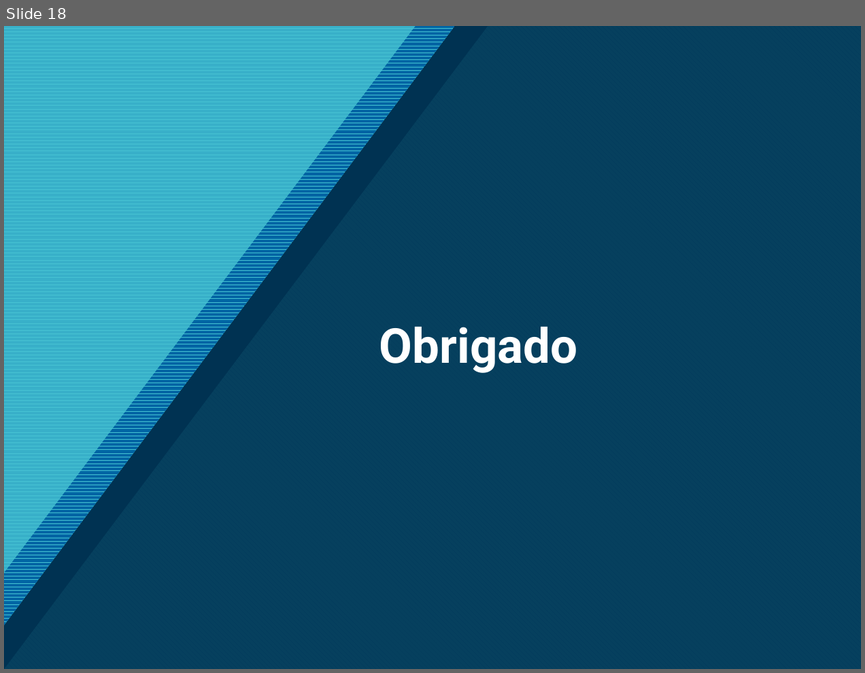
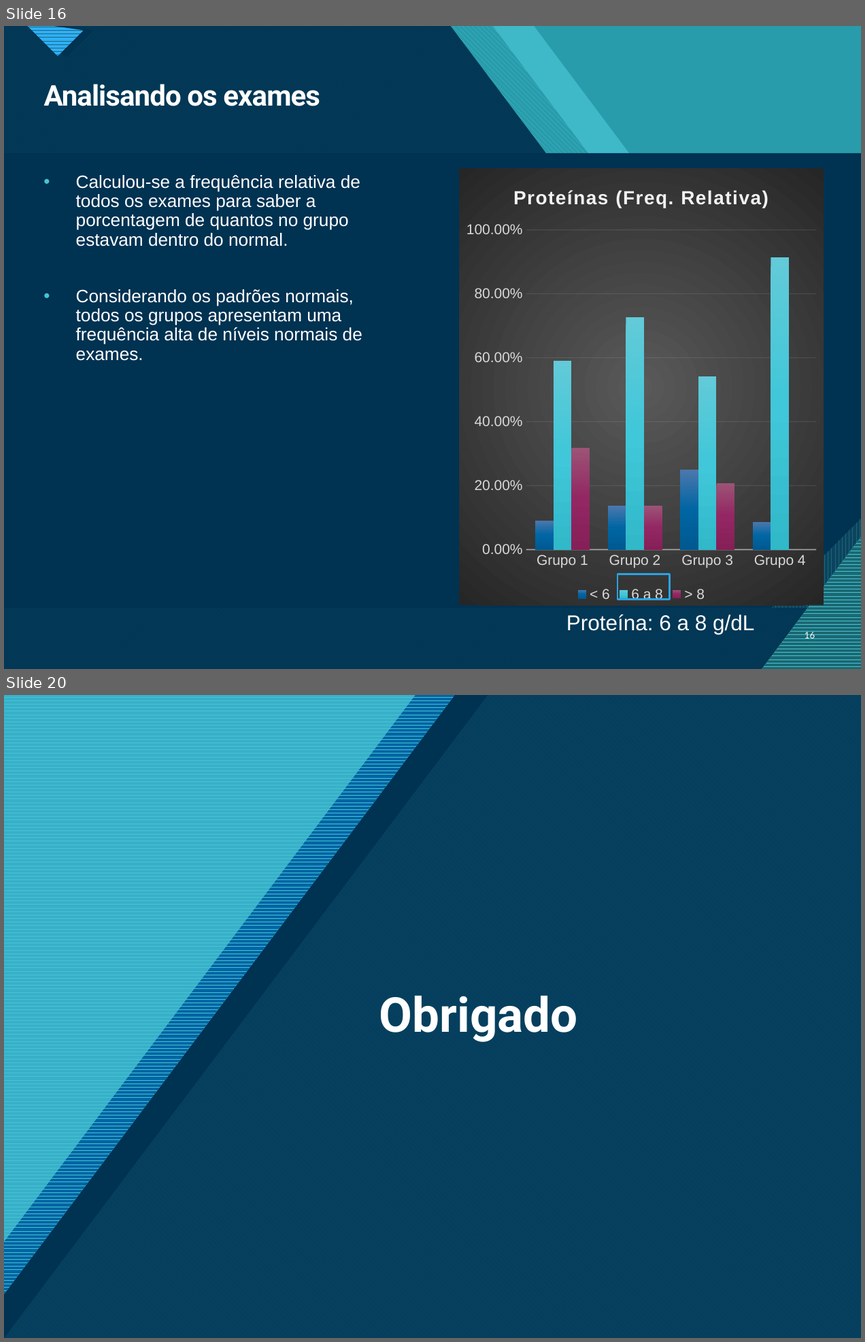
Before and after one commit to adrialmaia/AnaliseExploratoriaDados, a slide deck: ApresentaçãoAED_ AC5e6.pptx. Shown one above the other, each under a label of ours: slide 18 before the commit, slides 16 and 20 after it; the slides between them are not shown. The pictures are 865x673 and 865x1342 pixels, drawn with LibreOffice and Linux fonts; fonts in the diff are those of the drawing. Boxes give left, top, right and bottom in pixels: in the first picture for what was removed or moved away, otherwise in the second. Text is boxed around its words. In the diff, an @@ line names an element or a change of style, - is before the commit and + after.

```diff
--- a/ApresentaçãoAED_ AC5e6.pptx
+++ b/ApresentaçãoAED_ AC5e6.pptx
@@ slide 16 added at box(4, 26, 861, 669), background #47C3D3; not listed: 13 template elements that a slide beside it also shows @@
@@ rectangle added at box(4, 26, 861, 669), fill #299CAB @@
@@ rectangle added at box(4, 26, 861, 669), fill #299CAB @@
@@ freeform shape added at box(4, 26, 861, 669), fill #47C3D3 at 74% opacity @@
@@ freeform shape added at box(5, 26, 861, 669), fill pattern #47C3D3 on #1B6872 @@
@@ freeform shape added at box(5, 26, 861, 669), fill #003352 at 90% opacity @@
@@ title added at box(44, 84, 320, 106), 24 pt, text #FFFFFF, bold @@
+Analisando os exames
@@ column chart added at box(459, 168, 823, 605) @@
+title "Proteínas (Freq. Relativa) "
+categories: Grupo 1, Grupo 2, Grupo 3, Grupo 4
+< 6: 0.09, 0.14, 0.25, 0.09
+6 a 8: 0.59, 0.73, 0.54, 0.91
+> 8: 0.32, 0.14, 0.21, 0
@@ text added at box(76, 175, 362, 361), 15 pt, text #FFFFFF @@
+• Calculou-se a frequência relativa de todos os exames para saber a porcentagem de quantos no grupo estavam dentro do normal.
+• Considerando os padrões normais, todos os grupos apresentam uma frequência alta de níveis normais de exames.
@@ rectangle added at box(617, 573, 670, 599), outline #29A3E4 1.5 pt @@
@@ text added at box(566, 614, 754, 634), 18 pt, text #FFFFFF @@
+Proteína: 6 a 8 g/dL
@@ page number added at box(804, 631, 815, 639), 7.5 pt, text #FFFFFF @@
+16
@@ what was slide 18 is now slide 20 @@
```
Also in this commit, not shown: 3 slides changed, 13 other slides added, 13 slides removed, 1 other file.
